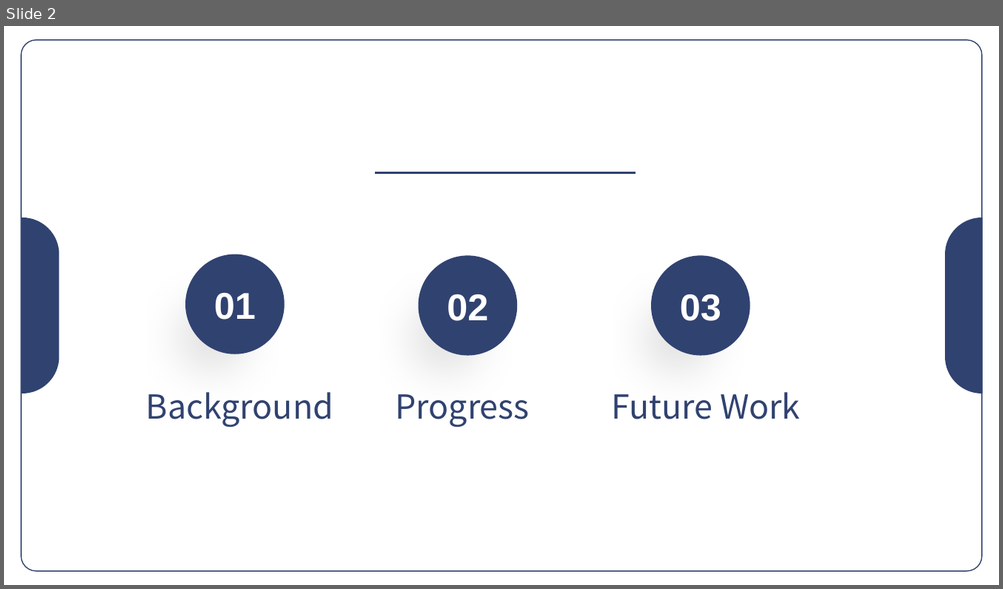
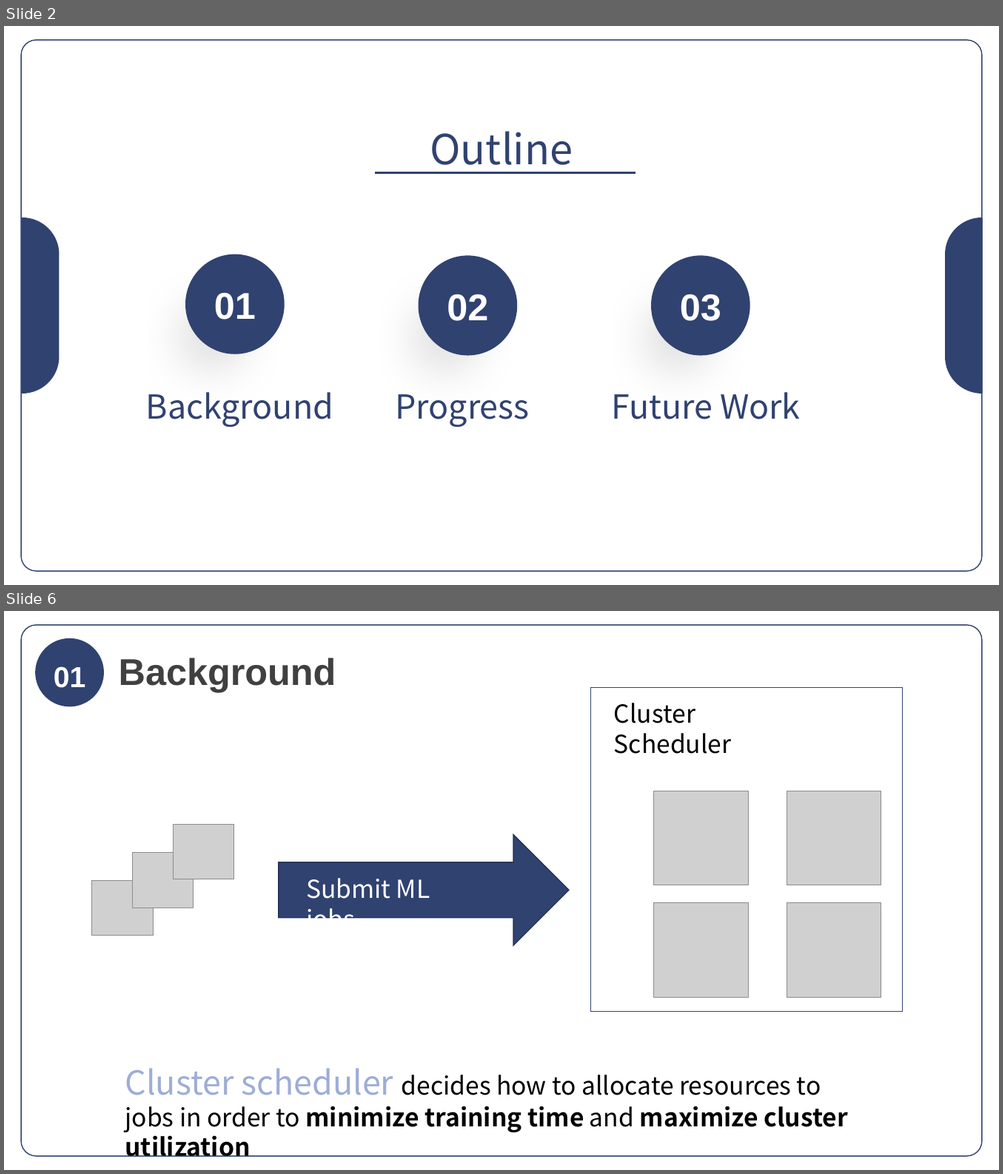
Before and after one commit to LukeLIN-web/distrubuted-ML-system, a slide deck: final report.pptx. Shown one above the other, each under a label of ours: slide 2 before the commit, slides 2 and 6 after it; the slides between them are not shown. The pictures are 1003x589 and 1003x1174 pixels, drawn with LibreOffice and Linux fonts; fonts in the diff are those of the drawing; grey boxes stand for pictures. Boxes give left, top, right and bottom in pixels: in the first picture for what was removed or moved away, otherwise in the second. Text is boxed around its words. In the diff, an @@ line names an element or a change of style, - is before the commit and + after.

```diff
--- a/final report.pptx
+++ b/final report.pptx
@@ slide 6 added at (x1=4, y1=611, x2=999, y2=1170), background #FFFFFF @@
@@ rounded rectangle added at (x1=21, y1=625, x2=982, y2=1156), outline #304270 1 pt @@
@@ ellipse added at (x1=35, y1=638, x2=104, y2=707), fill #304270, 28 pt, text #FFFFFF, bold @@
+01
@@ text added at (x1=119, y1=658, x2=336, y2=692), 36 pt, text #404040, bold @@
+Background
@@ rectangle added at (x1=590, y1=688, x2=902, y2=1012), fill #FFFFFF, outline #304270 1 pt @@
@@ text added at (x1=614, y1=703, x2=731, y2=754), 24 pt, text #000000 @@
+Cluster Scheduler
@@ picture added at (x1=654, y1=791, x2=748, y2=885) @@
@@ picture added at (x1=787, y1=791, x2=881, y2=885) @@
@@ picture added at (x1=173, y1=824, x2=234, y2=880) @@
@@ picture added at (x1=132, y1=853, x2=193, y2=908) @@
@@ right arrow added at (x1=279, y1=834, x2=569, y2=946), fill #304270, outline #243153 1 pt @@
@@ picture added at (x1=92, y1=880, x2=153, y2=936) @@
@@ text added at (x1=306, y1=878, x2=430, y2=919), 24 pt, text #FFFFFF @@
+Submit ML jobs
@@ picture added at (x1=654, y1=903, x2=748, y2=997) @@
@@ picture added at (x1=787, y1=903, x2=881, y2=997) @@
@@ text added at (x1=125, y1=1068, x2=848, y2=1133), 24 pt, text #000000 @@
+Cluster scheduler decides how to allocate resources to jobs in order to minimize training time and maximize cluster utilization
@@ slide 2 changed as well @@
@@ text added at (x1=430, y1=131, x2=572, y2=174), 40 pt, text #304270 @@
+Outline
```
Also in this commit, not shown: 2 other slides changed, 15 other slides added, 10 slides removed, 15 other files.
